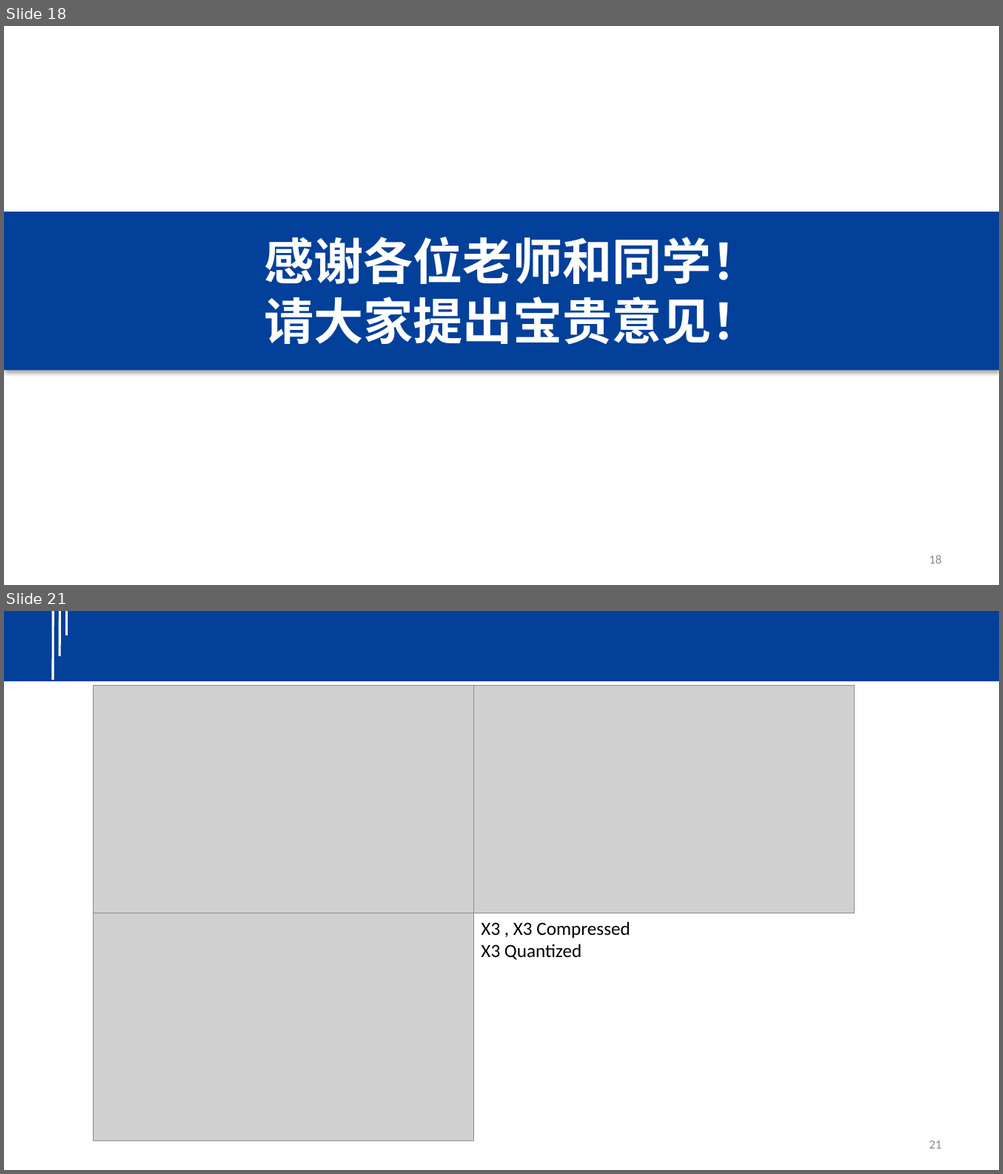
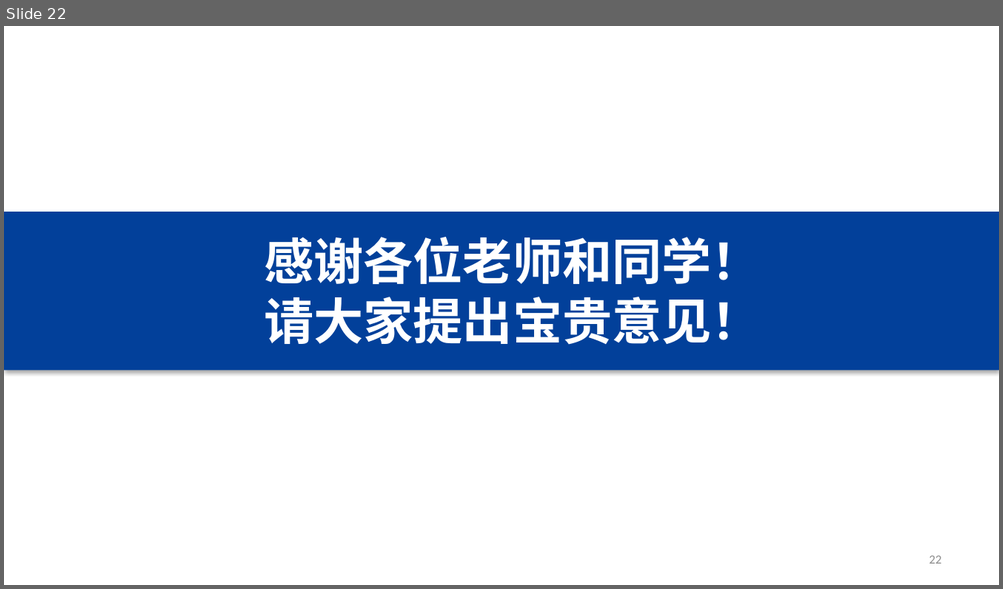
Before and after one commit to yindaheng98/Resume, a slide deck: Intro.pptx. Shown one above the other, each under a label of ours: slides 18 and 21 before the commit, slide 22 after it; the slides between them are not shown. The pictures are 1003x1174 and 1003x589 pixels, drawn with LibreOffice and Linux fonts; fonts in the diff are those of the drawing; grey boxes stand for pictures; background and template pictures are left out. Boxes give left, top, right and bottom in pixels: in the first picture for what was removed or moved away, otherwise in the second. Text is boxed around its words. In the diff, an @@ line names an element or a change of style, - is before the commit and + after.

```diff
--- a/Intro.pptx
+++ b/Intro.pptx
@@ slide 21 removed at (4, 611, 999, 1170), background #FFFFFF @@
@@ group removed at (4, 611, 999, 681): 3 lines, 1 rectangle @@
@@ picture removed at (94, 685, 474, 913) @@
@@ picture removed at (474, 685, 854, 913) @@
@@ picture removed at (94, 913, 474, 1142) @@
@@ text removed at (481, 922, 629, 960) @@
-X3 , X3 Compressed
-X3 Quantized
@@ page number removed at (929, 1141, 942, 1149) @@
-21
@@ what was slide 18 is now slide 22 @@
@@ page number at (929, 556, 942, 564): text changed @@
-18
+22
```
Also in this commit, not shown: 9 slides changed, 5 slides added, 4 other slides removed.
